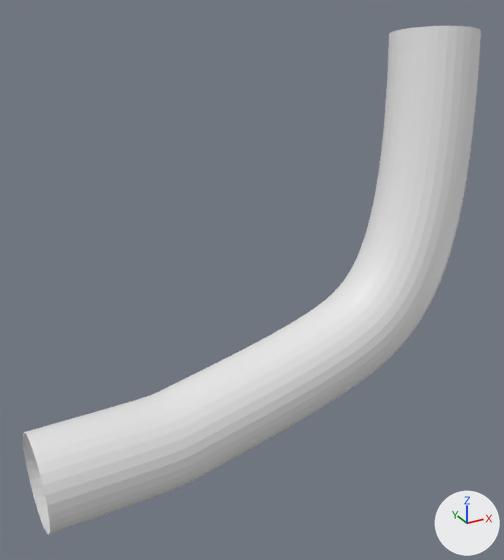
Two versions of the Blender file MarbleRun/Assets/TrackPieces/Blend/tube.blend, one commit apart.
The view is the same before and after, from a 50 mm lens placed at (-13.2, -34.6, 27.1), pointed at (6.7, 1.6, 9.1). Every picture has the same lights, and +X, +Y and +Z are marked at lower right.
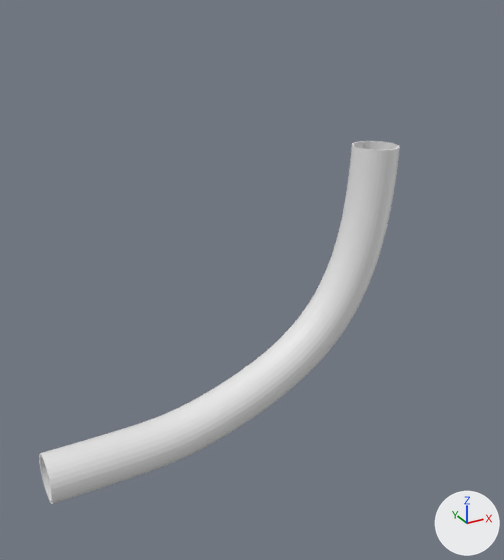
Pixel boxes (x1, y1, x2, y2) of what changed, in the pictures (504 x 560 px):
'Cylinder', reshaped, rescaled, modifiers changed (21% narrower, 28% shorter)
    before: (23, 26, 481, 534)
    after: (39, 141, 400, 504)

What changed in the scene script:
```text
Change cu_nurbspath:
    remove _sp.points.foreach_set('co', [-8.051, 0.0, 0.0, 1.0, -1.0, 0.0, 0.0, 1.0, 0.0, 0.0, 0.0, 1.0, 1.707, 0.422, 0.441, 1.0, 14.08, 0.0, 2.931, 1.0, 20.7, 0.0000203, 7.697, 1.0, 22.06, 4.375, 29.47, 1.0])
    _sp: cu_nurbspath.splines.new('NURBS'); _sp.points.add(6) -> cu_nurbspath.splines.new('NURBS'); _sp.points.add(5)
    add _sp.points.foreach_set('co', [-7.46, 0.0124, 0.0537, 1.0, -1.0, 0.0, 0.0, 1.0, 0.0, 0.0, 0.0, 1.0, 8.756, -0.115, 1.55, 1.0, 14.77, -0.045, 8.08, 1.0, 14.8, 0.129, 18.6, 1.0])
Change ob_cylinder:
    ob_cylinder.scale: (3.0, 3.0, 0.5) -> (1.5, 1.5, 0.5)
    where _m = ob_cylinder.modifiers.new('Array', 'ARRAY')
    _m.count: 45 -> 33
    add _m = ob_cylinder.modifiers.new('Solidify', 'SOLIDIFY')
    add _m.thickness = 0.118
    add _m.nonmanifold_thickness_mode = 'FIXED'
    add _m.nonmanifold_merge_threshold = 0.0003
```
